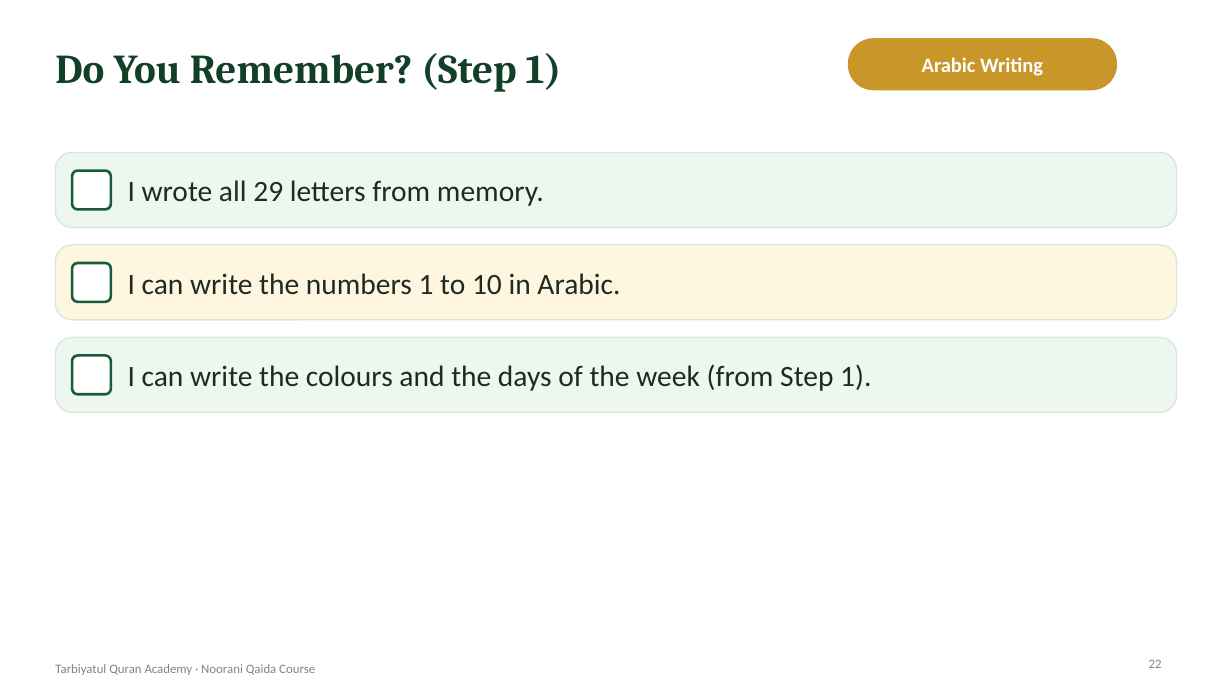
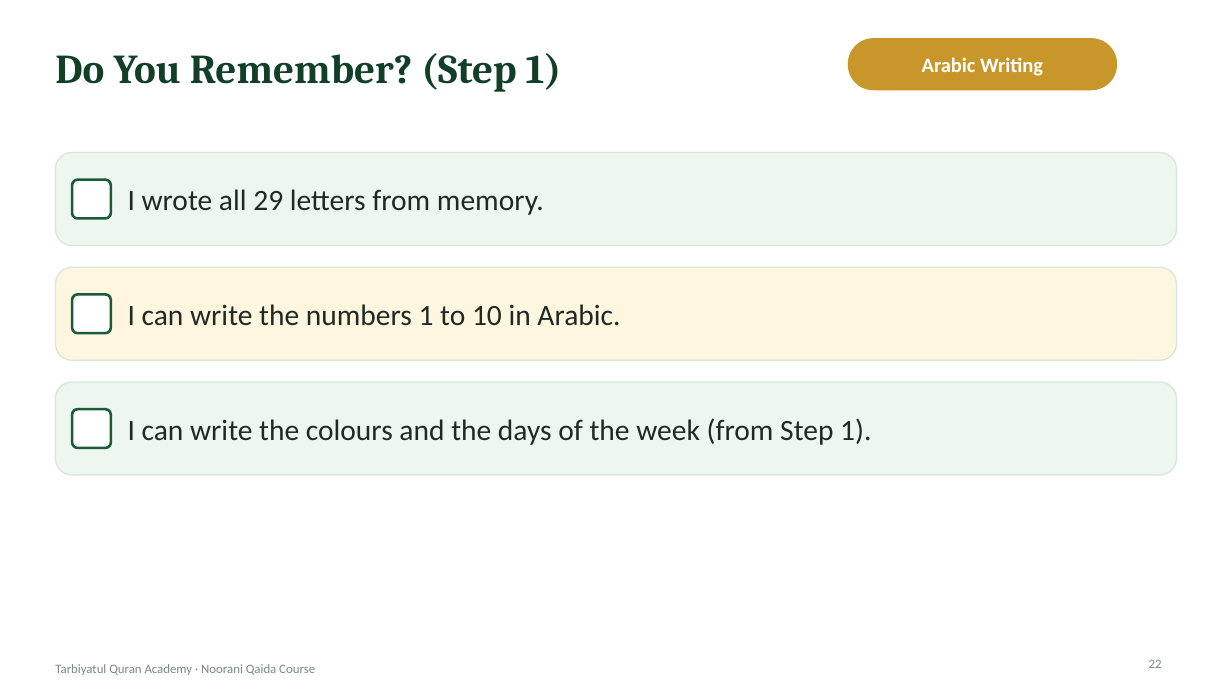
Before and after one commit to ibnhosain/TQA-Management-System, a slide deck: slide 22 of backend/core/deck_seed/noorani-qaida-lecture-01.pptx. Drawn at 1232x693 pixels with LibreOffice and Linux fonts; fonts in the diff are those of the drawing; background and template pictures are left out. Boxes give left, top, right and bottom in pixels: in the first picture for what was removed or moved away, otherwise in the second. Text is boxed around its words. In the diff, an @@ line names an element or a change of style, - is before the commit and + after.

```diff
--- a/backend/core/deck_seed/noorani-qaida-lecture-01.pptx
+++ b/backend/core/deck_seed/noorani-qaida-lecture-01.pptx
@@ rounded rectangle: place and size @@
-rounded rectangle at bbox=[55, 152, 1177, 227]
+rounded rectangle at bbox=[55, 152, 1177, 246]
@@ rounded rectangle: place and size @@
-rounded rectangle at bbox=[72, 171, 111, 210]
+rounded rectangle at bbox=[72, 179, 111, 218]
@@ text "I wrote all 29 letters ...": place and size @@
-text "I wrote all 29 letters ..." at bbox=[128, 180, 544, 206]
+text "I wrote all 29 letters ..." at bbox=[128, 189, 544, 215]
@@ rounded rectangle: place and size @@
-rounded rectangle at bbox=[55, 245, 1177, 320]
+rounded rectangle at bbox=[55, 267, 1177, 360]
@@ text "I can write the numbers ...": place and size @@
-text "I can write the numbers ..." at bbox=[128, 273, 620, 295]
+text "I can write the numbers ..." at bbox=[128, 304, 620, 326]
@@ rounded rectangle: place and size @@
-rounded rectangle at bbox=[72, 263, 111, 302]
+rounded rectangle at bbox=[72, 295, 111, 334]
@@ proportions changed in 3 elements at bbox=[55, 152, 1177, 246], bbox=[55, 267, 1177, 360], bbox=[55, 382, 1177, 475] @@
@@ rounded rectangle: place and size @@
-rounded rectangle at bbox=[55, 337, 1177, 412]
+rounded rectangle at bbox=[55, 382, 1177, 475]
@@ text "I can write the colours ...": place and size @@
-text "I can write the colours ..." at bbox=[128, 364, 871, 391]
+text "I can write the colours ..." at bbox=[128, 418, 871, 445]
@@ rounded rectangle: place and size @@
-rounded rectangle at bbox=[72, 356, 111, 395]
+rounded rectangle at bbox=[72, 409, 111, 448]
```
Also in this commit, not shown: 5 other slides changed, 21 other files.
